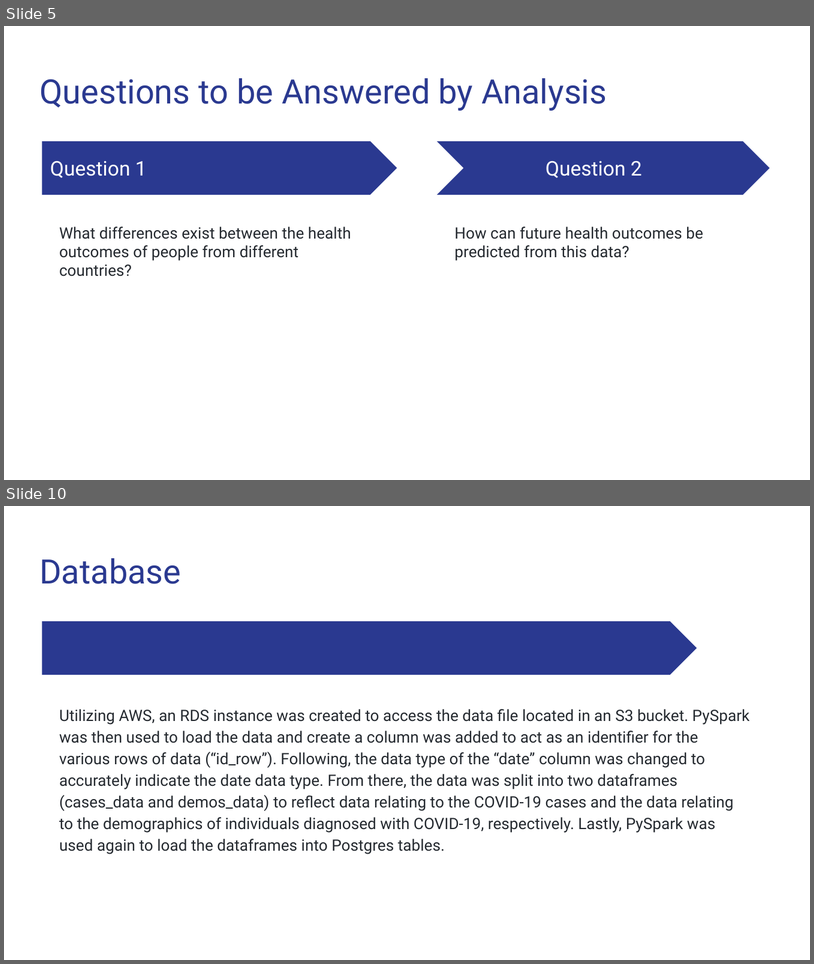
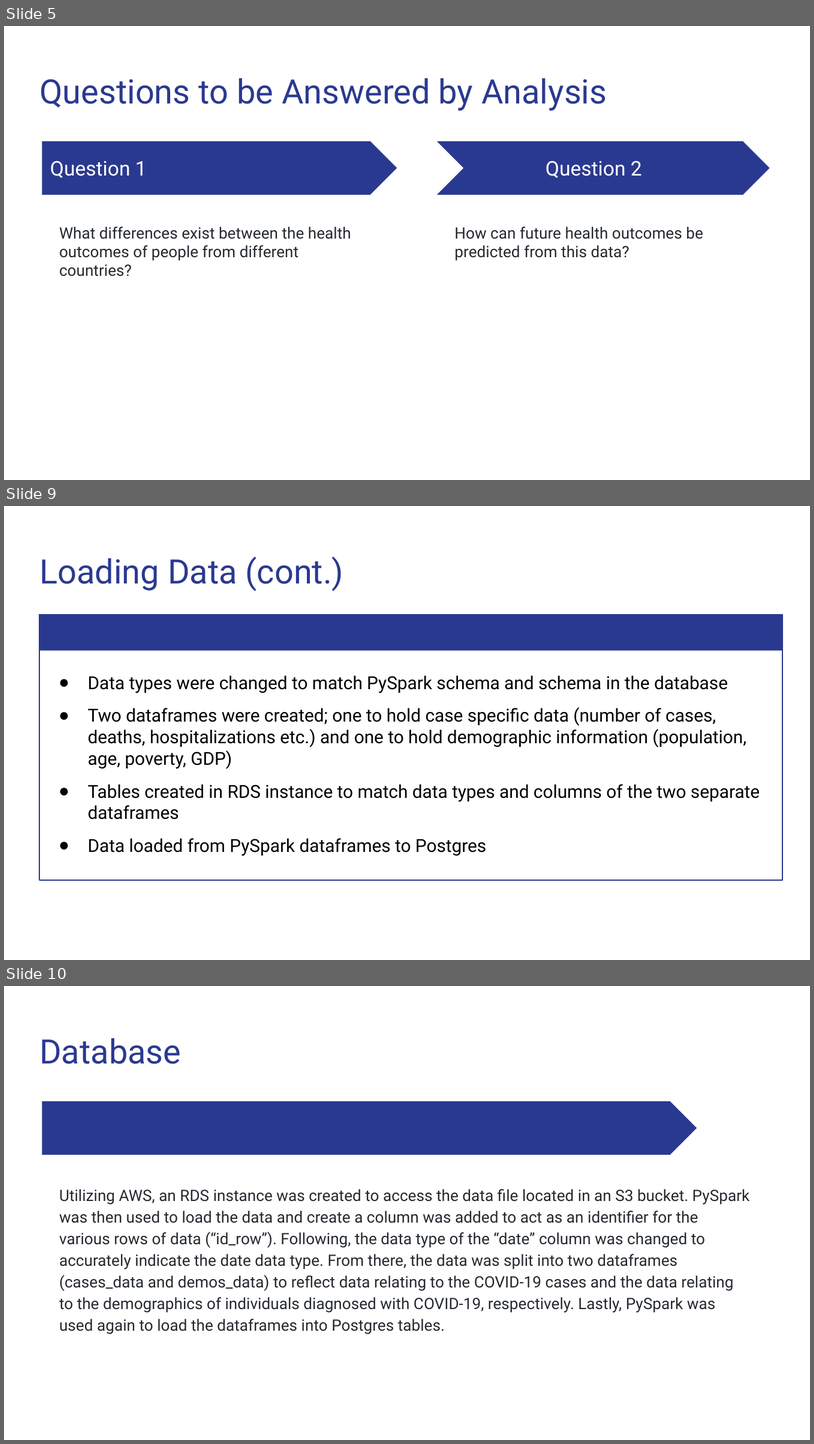
Before and after one commit to Magzzie/COVID-19_Analysis, a slide deck: COVID-19 Analysis.pptx. Shown one above the other, each under a label of ours: slides 5 and 10 before the commit, slides 5, 9 and 10 after it; the slides between them are not shown. The pictures are 814x964 and 814x1444 pixels, drawn with LibreOffice and Linux fonts; fonts in the diff are those of the drawing. Boxes give left, top, right and bottom in pixels: in the first picture for what was removed or moved away, otherwise in the second. Text is boxed around its words. In the diff, an @@ line names an element or a change of style, - is before the commit and + after.

```diff
--- a/COVID-19 Analysis.pptx
+++ b/COVID-19 Analysis.pptx
@@ slide 9 added at (x1=4, y1=506, x2=810, y2=960), background #FFFFFF @@
@@ title added at (x1=39, y1=556, x2=344, y2=591), 30 pt, text #2A3990 @@
+Loading Data (cont.)
@@ rectangle added at (x1=39, y1=614, x2=783, y2=651), fill #2A3990 @@
@@ rectangle added at (x1=39, y1=614, x2=783, y2=879), outline #2A3990 0.75 pt, 16 pt, text #000000 @@
+● Data types were changed to match PySpark schema and schema in the database
+● Two dataframes were created; one to hold case specific data (number of cases, deaths, hospitalizations etc.) and one to hold demographic information (population, age, poverty, GDP)
+● Tables created in RDS instance to match data types and columns of the two separate dataframes
+● Data loaded from PySpark dataframes to Postgres
```
Also in this commit, not shown: 3 slides changed, 1 other slide added, 2 slides removed.
